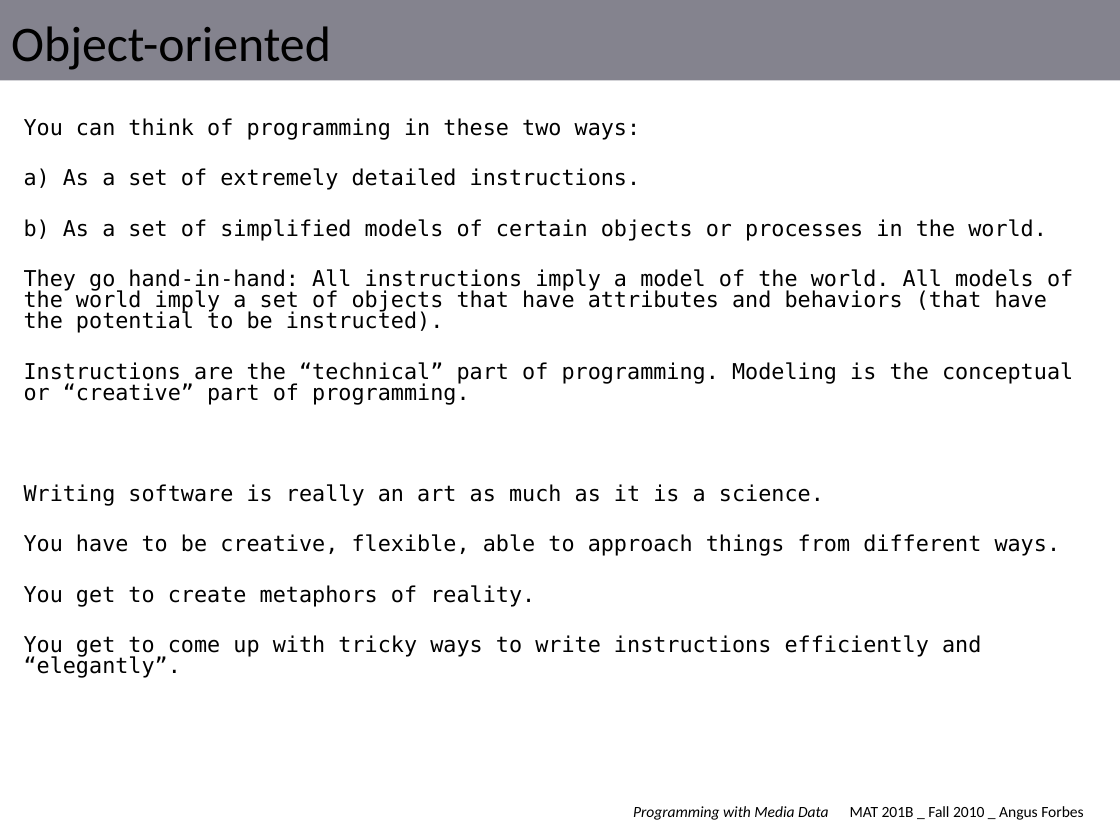
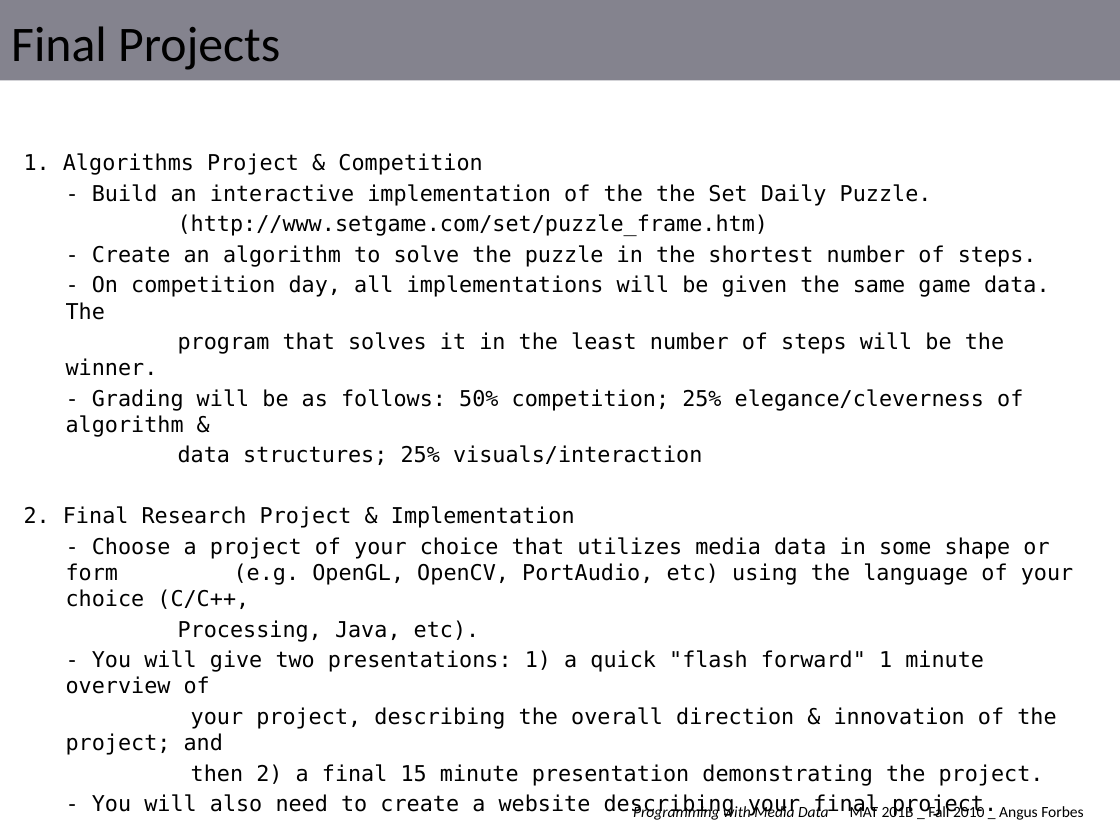
Before and after one commit to angusforbes/mat201b, a slide deck: slide 2 of slides/template.pptx (slide 3 before the commit). Drawn at 1120x840 pixels with LibreOffice and Linux fonts; fonts in the diff are those of the drawing. Boxes give left, top, right and bottom in pixels: in the first picture for what was removed or moved away, otherwise in the second. Text is boxed around its words. In the diff, an @@ line names an element or a change of style, - is before the commit and + after.

```diff
--- a/slides/template.pptx
+++ b/slides/template.pptx
@@ title at (11, 26, 280, 70): text changed @@
-Object-oriented
+Final Projects
@@ text at (24, 153, 1073, 786): text changed @@
-You can think of programming in these two ways:
-a) As a set of extremely detailed instructions.
-b) As a set of simplified models of certain objects or processes in the world.
-They go hand-in-hand: All instructions imply a model of the world. All models of the world imply a set of objects that have attributes and behaviors (that have the potential to be instructed).
-Instructions are the “technical” part of programming. Modeling is the conceptual or “creative” part of programming.
-Writing software is really an art as much as it is a science.
-You have to be creative, flexible, able to approach things from different ways.
-You get to create metaphors of reality.
-You get to come up with tricky ways to write instructions efficiently and “elegantly”.
+1. Algorithms Project & Competition
+- Build an interactive implementation of the the Set Daily Puzzle.
+(http://www.setgame.com/set/puzzle_frame.htm)
+- Create an algorithm to solve the puzzle in the shortest number of steps.
+- On competition day, all implementations will be given the same game data. The
+program that solves it in the least number of steps will be the winner.
+- Grading will be as follows: 50% competition; 25% elegance/cleverness of algorithm &
+data structures; 25% visuals/interaction
+2. Final Research Project & Implementation
+- Choose a project of your choice that utilizes media data in some shape or form (e.g. OpenGL, OpenCV, PortAudio, etc) using the language of your choice (C/C++,
+Processing, Java, etc).
+- You will give two presentations: 1) a quick "flash forward" 1 minute overview of
+your project, describing the overall direction & innovation of the project; and
+then 2) a final 15 minute presentation demonstrating the project.
+- You will also need to create a website describing your final project.
```
Also in this commit, not shown: 2 other slides changed, 10 slides removed, 16 other files.
